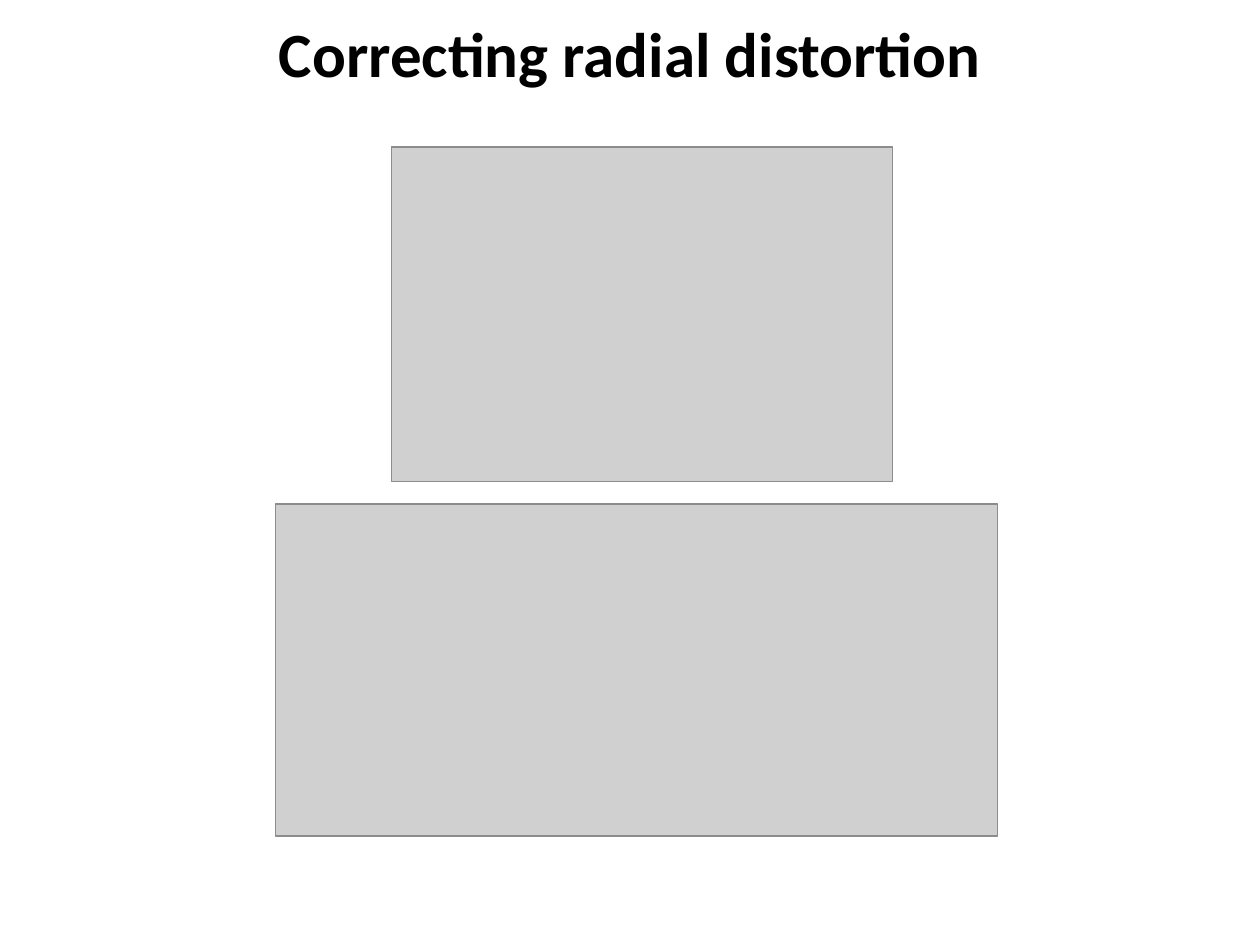
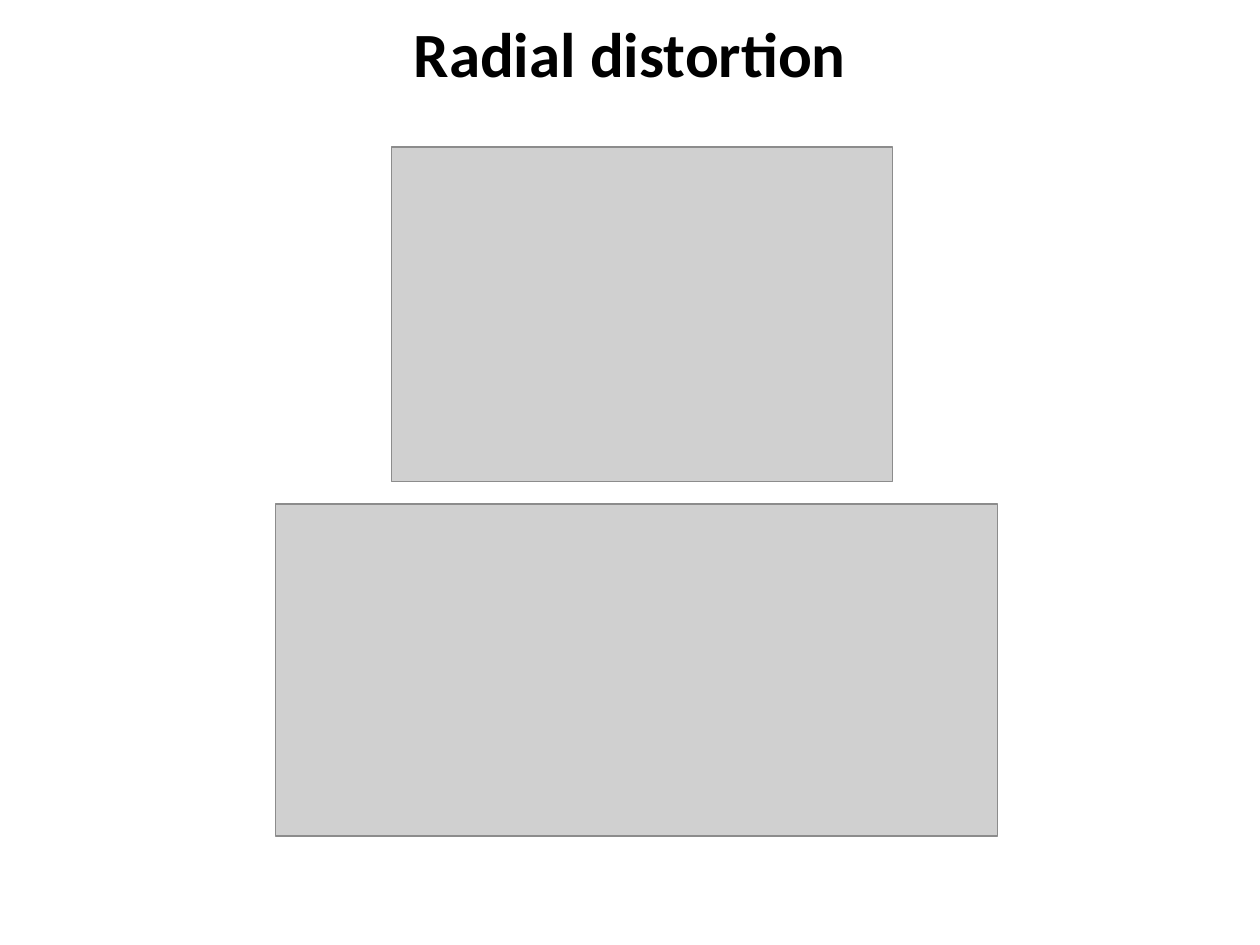
Before and after one commit to YoniChechik/AI_is_Math, a slide deck: slide 39 of c_07_camera_calibration/camera calibration.pptx (slide 37 before the commit). Drawn at 1260x945 pixels with LibreOffice and Linux fonts; fonts in the diff are those of the drawing; grey boxes stand for pictures. Boxes give left, top, right and bottom in pixels: in the first picture for what was removed or moved away, otherwise in the second. Text is boxed around its words. In the diff, an @@ line names an element or a change of style, - is before the commit and + after.

```diff
--- a/c_07_camera_calibration/camera calibration.pptx
+++ b/c_07_camera_calibration/camera calibration.pptx
@@ title at <box>414,32,846,78</box>: text changed @@
-Correcting radial distortion
+Radial distortion
```
Also in this commit, not shown: 2 other slides changed, 6 slides added, 1 slide removed, 18 other files.
